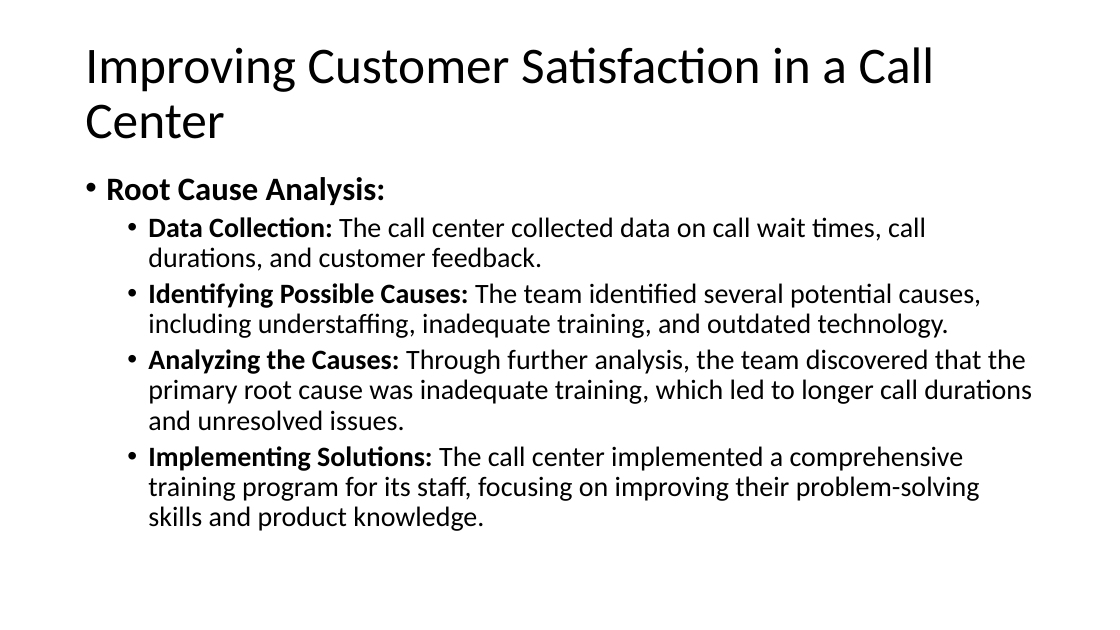
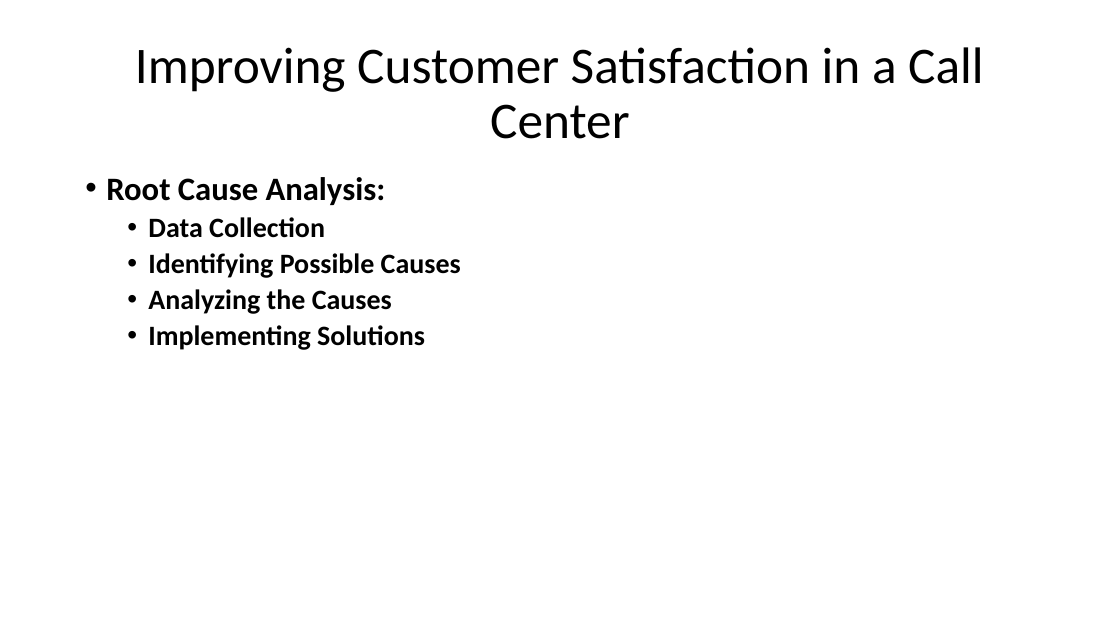
Before and after one commit to Fora1030/data-structures, a slide deck: slide 5 of other/Root Cause Analysis Templates (1).pptx (slide 4 before the commit). Drawn at 1120x630 pixels with LibreOffice and Linux fonts; fonts in the diff are those of the drawing. Boxes give left, top, right and bottom in pixels: in the first picture for what was removed or moved away, otherwise in the second. Text is boxed around its words. In the diff, an @@ line names an element or a change of style, - is before the commit and + after.

Commit message:
root cause analysis update

```diff
--- a/other/Root Cause Analysis Templates (1).pptx
+++ b/other/Root Cause Analysis Templates (1).pptx
@@ title "Improving Customer Satisfaction in a ..." at (135,47,983,139): alignment left to centre @@
@@ text at (148,217,461,350): text changed; bold on @@
-  • Data Collection: The call center collected data on call wait times, call durations, and customer feedback.
-  • Identifying Possible Causes: The team identified several potential causes, including understaffing, inadequate training, and outdated technology.
-  • Analyzing the Causes: Through further analysis, the team discovered that the primary root cause was inadequate training, which led to longer call durations and unresolved issues.
-  • Implementing Solutions: The call center implemented a comprehensive training program for its staff, focusing on improving their problem-solving skills and product knowledge.
+  • Data Collection
+  • Identifying Possible Causes
+  • Analyzing the Causes
+  • Implementing Solutions
```
Also in this commit, not shown: 13 other slides changed, 4 slides added, 1 other file.
